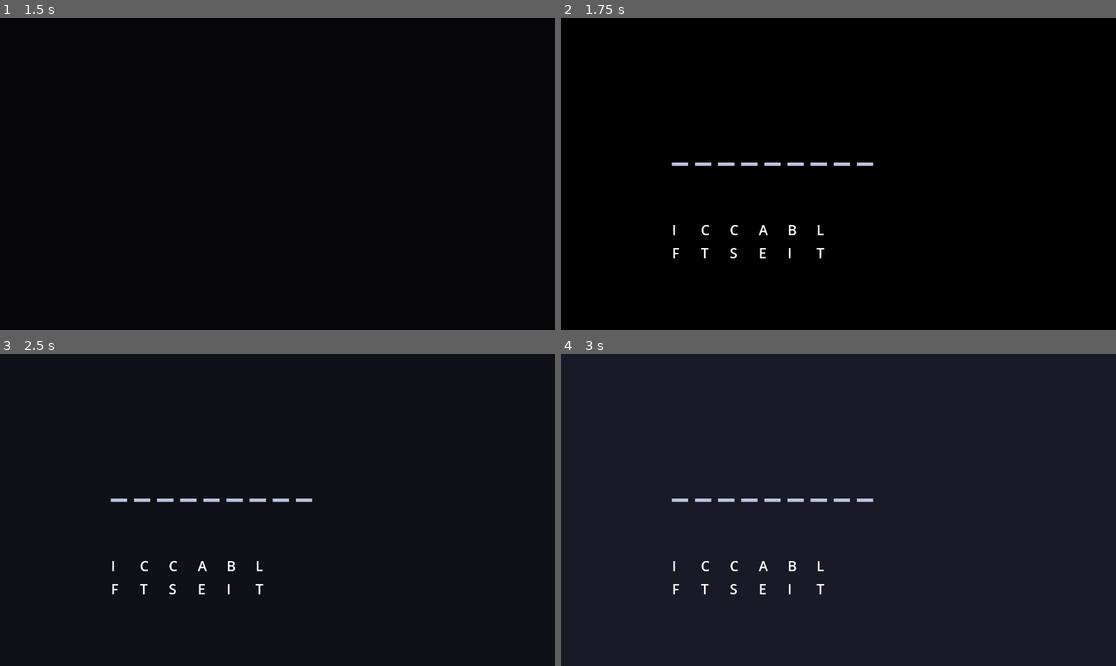
Above: before the commit, frames 1-4 (two rows, left to right).
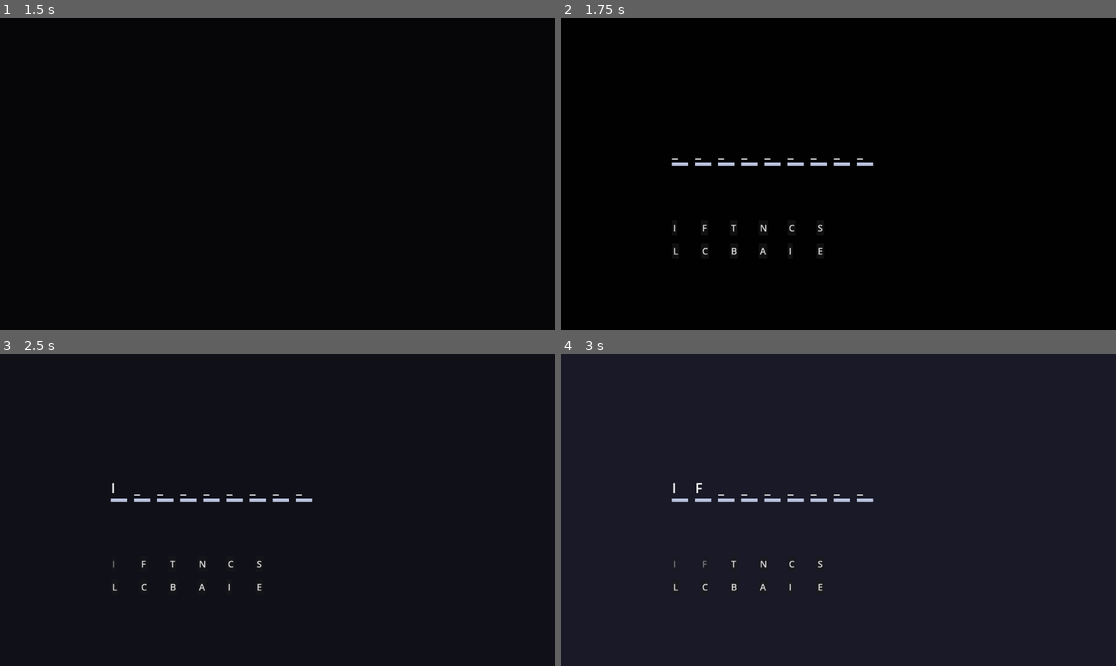
Above: after the commit, the same moments.

Repository: fakenyaliupmh/proyecto-integrador-ii
Game: Godot game, scene res://src/home_screen.tscn
Same seed, same stepped clock (60 frames per second), same inputs: the game is played once before the commit and once after it.
Inputs (mouse positions are in pixels of both pictures, inside the frame that each line leads up to):
- Up to frame 1 (1.5 s): tap Enter (enter, bound only after the commit) at 0.5, 0.6 s; click (277, 174) at 0.67 s; move the mouse to (166, 189) at 1.27 s; click (166, 189) at 1.35 s
- Up to frame 2 (1.75 s): tap Enter (enter, bound only after the commit) at 1.55 s
- Up to frame 3 (2.5 s): click (111, 563) at 2 s, where only the run after the commit has a clickable "I"
- Up to frame 4 (3 s): click (705, 563) at 2.75 s, where only the run after the commit has a clickable "F"

Frame 1 is identical in both runs. In frame 2, 0.4% of the frame differs, in the area x 19-55%, y 44-78%; in frame 3, 0.4%; in frame 4, 0.4%, in the area x 20-55%, y 41-78%.

Commit message:
feat: add word pool functionality

Diff:
--- a/project.godot
+++ b/project.godot
@@ -22,6 +22,16 @@
 "events": [Object(InputEventMouseButton,"resource_local_to_scene":false,"resource_name":"","device":-1,"window_id":0,"a …(253 unchanged characters)…
 ]
 }
+enter={
+"deadzone": 0.2,
+"events": [Object(InputEventKey,"resource_local_to_scene":false,"resource_name":"","device":16,"window_id":0,"alt_pressed":false,"shift_pressed":false,"ctrl_pressed":false,"meta_pressed":false,"pressed":false,"keycode":0,"physical_keycode":4194309,"key_label":0,"unicode":0,"location":0,"echo":false,"script":null)
+]
+}
+deete={
+"deadzone": 0.2,
+"events": [Object(InputEventKey,"resource_local_to_scene":false,"resource_name":"","device":-1,"window_id":0,"alt_pressed":false,"shift_pressed":false,"ctrl_pressed":false,"meta_pressed":false,"pressed":false,"keycode":0,"physical_keycode":4194308,"key_label":0,"unicode":0,"location":0,"echo":false,"script":null)
+]
+}
 
 [physics]
 
--- a/src/home_screen.gd
+++ b/src/home_screen.gd
@@ -1,7 +1,11 @@
 extends Node2D
 
 const underscore = preload("res://src/underscore.tscn")
-var current_words = ""
+const max_word_pool_size = 12
+const screen_width = 1920
+const screen_height = 1080
+
+var current_word = ""
 var answer_slot = []
 var slot_nodes = []
 var used_buttons = []
@@ -54,7 +58,10 @@
 
 # Called every frame. 'delta' is the elapsed time since the previous frame.
 func _process(delta: float) -> void:
-	pass
+	if Input.is_action_just_pressed("delete"):
+		remove_last_letter()
+	if Input.is_action_just_pressed("enter"):
+		check_answer()
 
 func _on_area_2d_input_event(viewport: Node, event: InputEvent, shape_idx: int) -> void:
 	if Input.is_action_just_pressed("click"):
@@ -65,9 +72,9 @@
 func _on_escene_animations_animation_finished(anim_name: StringName) -> void:
 	$Camera2D.position.x = 2880
 	$coAnimations.play("end_animation")
-	var my_word = select_random_word()
-	generate_words_pool(my_word)
-	gen_text_underscore(my_word)
+	current_word = select_random_word().to_upper()
+	generate_words_pool(current_word)
+	gen_text_underscore(current_word)
 
 func generate_words_pool(word: String) -> void:
 	var word_pool = []
@@ -75,7 +82,7 @@
 		word_pool.append(l)
 
 	var alphabet := "ABCDEFGHIJKLMNÑOPQRSTUVWXYZ"
-	while word_pool.size() < 12:
+	while word_pool.size() < max_word_pool_size:
 		var random_letter = alphabet[randi() % alphabet.length()]
 		if not word_pool.has(random_letter):
 			word_pool.append(random_letter)
@@ -88,21 +95,70 @@
 	print("Pool de letras: ", word_pool)
 
 	for i in word_pool.size():
-		create_letter_label(word_pool[i], i)
+		create_letter_button(word_pool[i], i)
 
 func gen_text_underscore(word: String) -> void:
 	var start_x = 2304
 	var y = 500
 	var spacing = 80
 
+	answer_slot.clear()
+	slot_nodes.clear()
+
 	for i in word.length():
+		answer_slot.append("")
+
 		var my_asset = underscore.instantiate()
 		my_asset.position = Vector2(start_x + i * spacing, y)
 		add_child(my_asset)
 
-func create_letter_label(letter: String, index: int) -> void:
-	var label = Label.new()
-	label.text = letter
-	label.position = Vector2(2304 + (index % 6) * 100, 700 + int(index / 6) * 80)
-	label.add_theme_font_size_override("font_size", 48)
-	add_child(label)
+		var label = Label.new()
+		label.text = "_"
+		label.position = Vector2(start_x + i * spacing, y - 70)
+		label.add_theme_font_size_override("font_size", 48)
+		add_child(label)
+
+		slot_nodes.append(label)
+
+func create_letter_button(letter: String, index: int) -> void:
+	var button = Button.new()
+	button.text = letter.to_upper()
+	button.position = Vector2(2304 + (index % 6) * 100, 700 + int(index / 6) * 80)
+	button.add_theme_font_size_override("font_size", 32)
+	add_child(button)
+
+	button.pressed.connect(func():
+		_on_letter_pressed(button)
+	)
+
+func _on_letter_pressed(button: Button) -> void:
+	var letter = button.text
+
+	for i in answer_slot.size():
+		if answer_slot[i] == "":
+			answer_slot[i] = letter
+			slot_nodes[i].text = letter
+			used_buttons.append(button)
+			button.disabled = true
+			break
+
+func remove_last_letter() -> void:
+	for i in range(answer_slot.size() - 1, -1, -1):
+		if answer_slot[i] != "":
+			answer_slot[i] = ""
+			slot_nodes[i].text = "_"
+
+			var button = used_buttons.pop_back()
+			button.disabled = false
+			break
+
+func check_answer() -> void:
+	var player_word = ""
+
+	for letter in answer_slot:
+		player_word += letter
+
+	if player_word == current_word.to_upper():
+		print("Correcto")
+	else:
+		print("Incorrecto")
